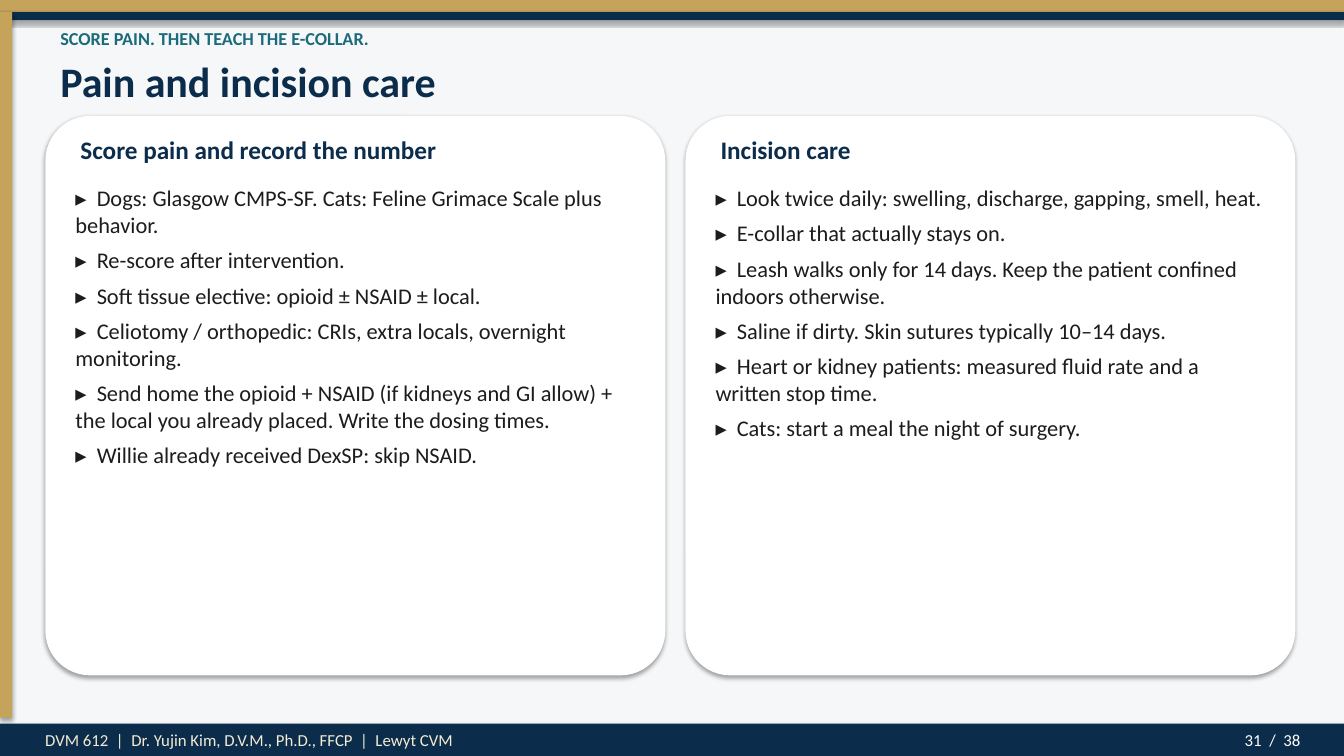
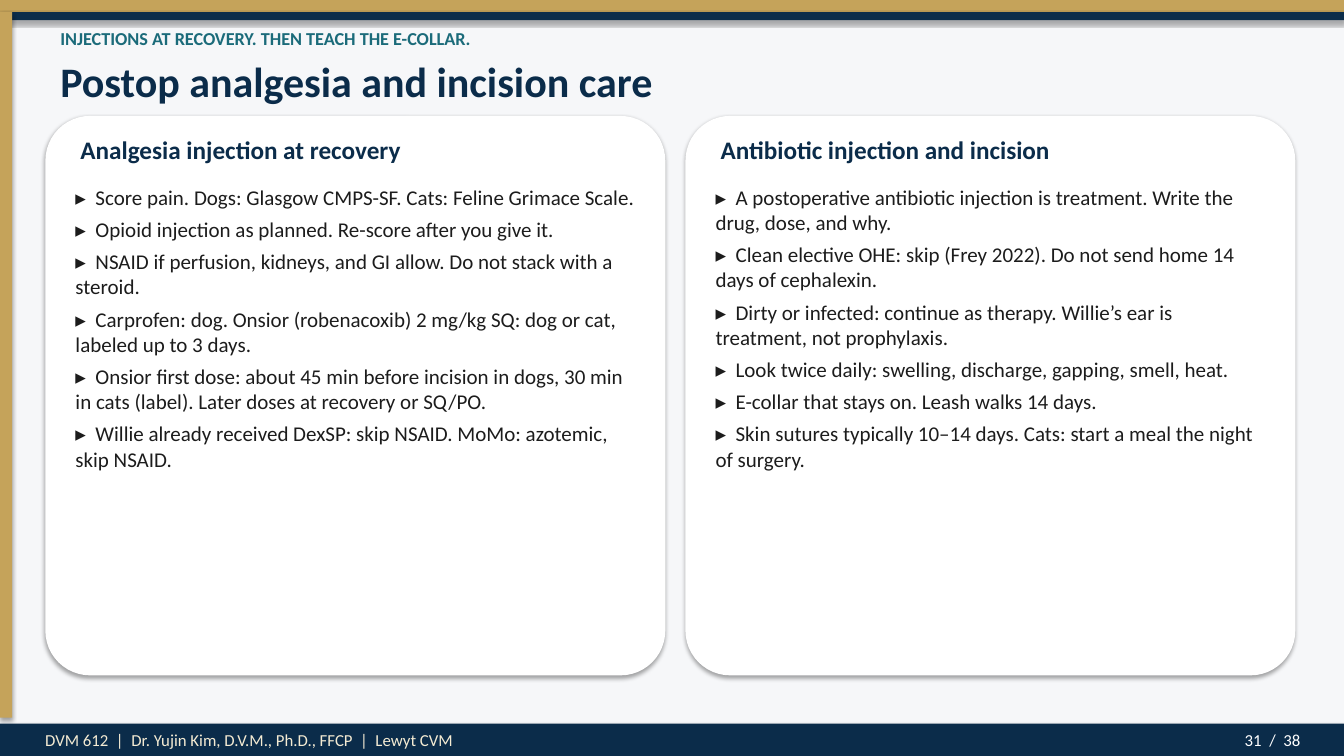
Before and after one commit to drkimvet/happycare, a slide deck: slide 31 of lectures/DVM-612_Week4_Preop_PatientPrep_Postop.pptx. Drawn at 1344x756 pixels with LibreOffice and Linux fonts; fonts in the diff are those of the drawing. Boxes give left, top, right and bottom in pixels: in the first picture for what was removed or moved away, otherwise in the second. Text is boxed around its words. In the diff, an @@ line names an element or a change of style, - is before the commit and + after.

```diff
--- a/lectures/DVM-612_Week4_Preop_PatientPrep_Postop.pptx
+++ b/lectures/DVM-612_Week4_Preop_PatientPrep_Postop.pptx
@@ text at (60, 33, 470, 45): text changed @@
-SCORE PAIN. THEN TEACH THE E-COLLAR.
+INJECTIONS AT RECOVERY. THEN TEACH THE E-COLLAR.
@@ text at (60, 67, 653, 104): text changed @@
-Pain and incision care
+Postop analgesia and incision care
@@ text at (80, 141, 401, 164): text changed @@
-Score pain and record the number
+Analgesia injection at recovery
@@ text at (721, 141, 1050, 164): text changed @@
-Incision care
+Antibiotic injection and incision
@@ text at (75, 190, 634, 471): text changed; size 16 to 15 pt @@
-▸ Dogs: Glasgow CMPS-SF. Cats: Feline Grimace Scale plus behavior.
-▸ Re-score after intervention.
-▸ Soft tissue elective: opioid ± NSAID ± local.
-▸ Celiotomy / orthopedic: CRIs, extra locals, overnight monitoring.
-▸ Send home the opioid + NSAID (if kidneys and GI allow) + the local you already placed. Write the dosing times.
-▸ Willie already received DexSP: skip NSAID.
+▸ Score pain. Dogs: Glasgow CMPS-SF. Cats: Feline Grimace Scale.
+▸ Opioid injection as planned. Re-score after you give it.
+▸ NSAID if perfusion, kidneys, and GI allow. Do not stack with a steroid.
+▸ Carprofen: dog. Onsior (robenacoxib) 2 mg/kg SQ: dog or cat, labeled up to 3 days.
+▸ Onsior first dose: about 45 min before incision in dogs, 30 min in cats (label). Later doses at recovery or SQ/PO.
+▸ Willie already received DexSP: skip NSAID. MoMo: azotemic, skip NSAID.
@@ text at (716, 190, 1234, 349): paragraphs added @@
+▸ A postoperative antibiotic injection is treatment. Write the drug, dose, and why.
+▸ Clean elective OHE: skip (Frey 2022). Do not send home 14 days of cephalexin.
+▸ Dirty or infected: continue as therapy. Willie’s ear is treatment, not prophylaxis.
@@ text at (736, 362, 1229, 381): size 16 to 15 pt in "▸ Look twice daily: swelling, discharge, gapping, ..."; less space between paragraphs @@
@@ text at (716, 394, 1253, 471): text changed; size 16 to 15 pt @@
-▸ E-collar that actually stays on.
-▸ Leash walks only for 14 days. Keep the patient confined indoors otherwise.
-▸ Saline if dirty. Skin sutures typically 10–14 days.
-▸ Heart or kidney patients: measured fluid rate and a written stop time.
-▸ Cats: start a meal the night of surgery.
+▸ E-collar that stays on. Leash walks 14 days.
+▸ Skin sutures typically 10–14 days. Cats: start a meal the night of surgery.
```
Also in this commit, not shown: 8 other slides changed, 1 slide added, 1 slide removed, 2 other files.
